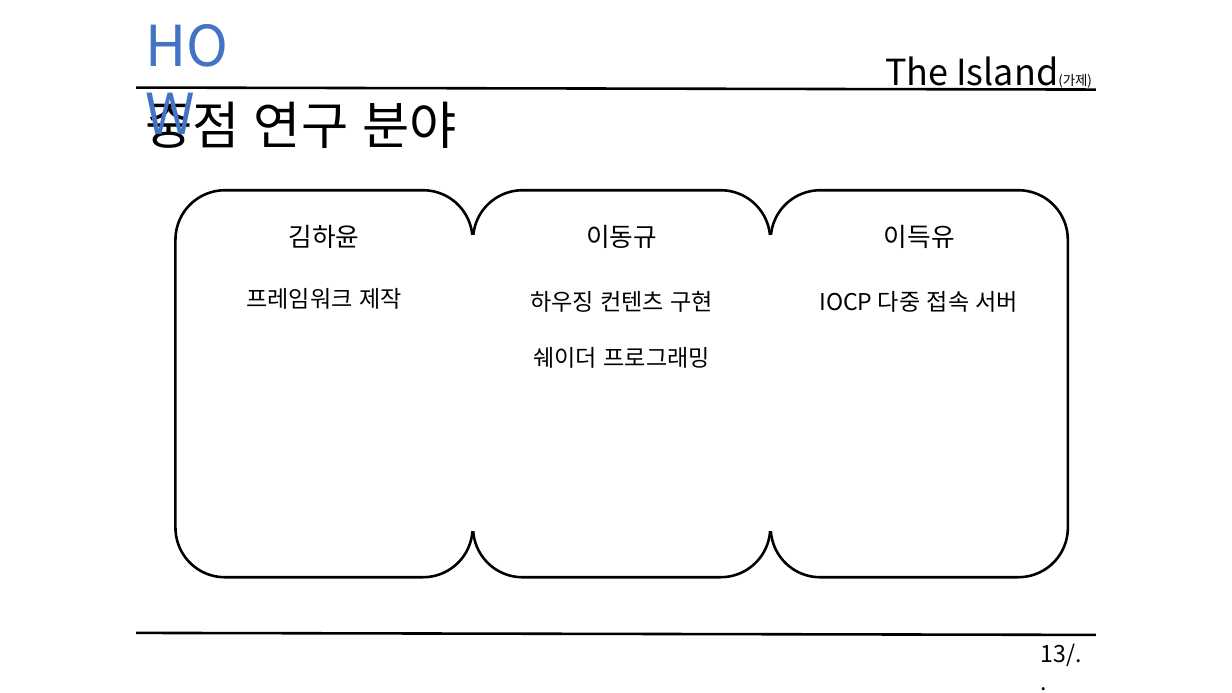
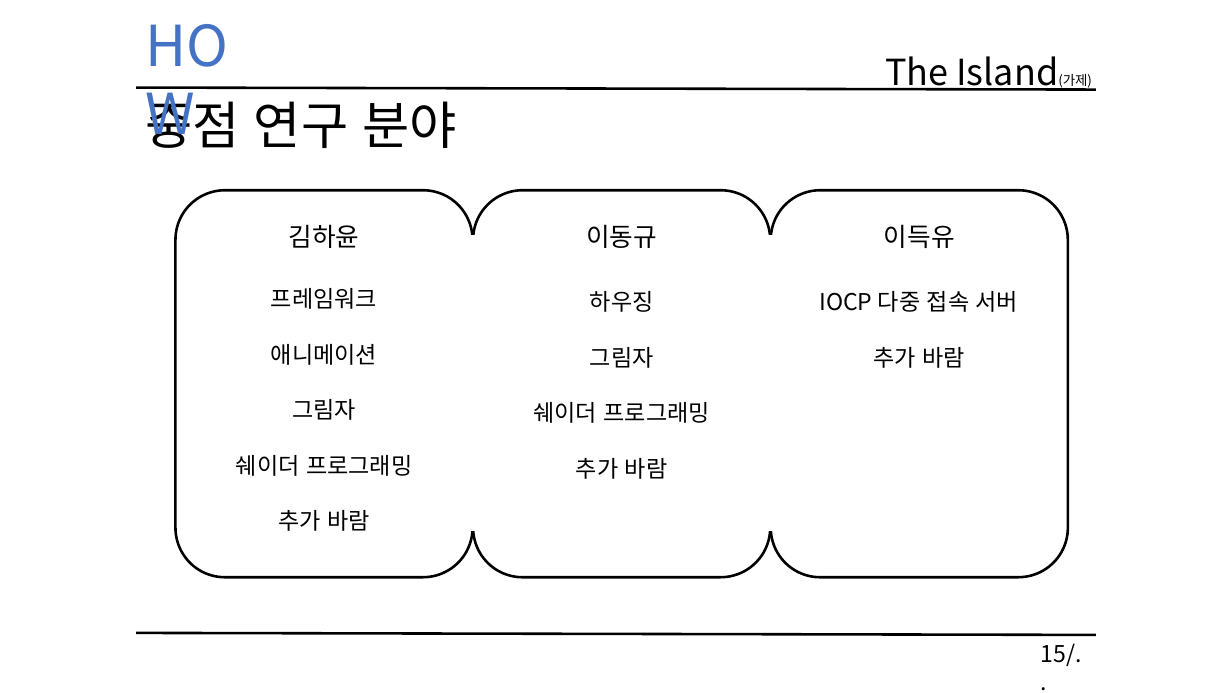
Before and after one commit to KimHaYoon/SickPerson, a slide deck: slide 15 of 문서/졸업작품 게임 기획서 초안.pptx (slide 13 before the commit). Drawn at 1232x693 pixels with LibreOffice and Linux fonts; fonts in the diff are those of the drawing. Boxes give left, top, right and bottom in pixels: in the first picture for what was removed or moved away, otherwise in the second. Text is boxed around its words. In the diff, an @@ line names an element or a change of style, - is before the commit and + after.

```diff
--- a/문서/졸업작품 게임 기획서 초안.pptx
+++ b/문서/졸업작품 게임 기획서 초안.pptx
@@ text at [236,288,412,531]: text changed @@
-프레임워크 제작
+프레임워크
+애니메이션
+그림자
+쉐이더 프로그래밍
+추가 바람
@@ text at [590,291,654,368]: text changed @@
-하우징 컨텐츠 구현
+하우징
+그림자
@@ text at [873,347,965,368]: paragraph added @@
+추가 바람
@@ text at [576,458,668,479]: paragraph added @@
+추가 바람
@@ text at [1041,643,1082,666]: text changed @@
-13/..
+15/..
```
Also in this commit, not shown: 8 other slides changed, 5 slides added.
